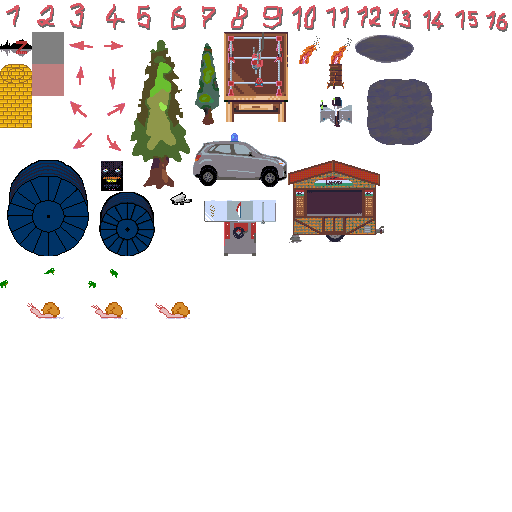
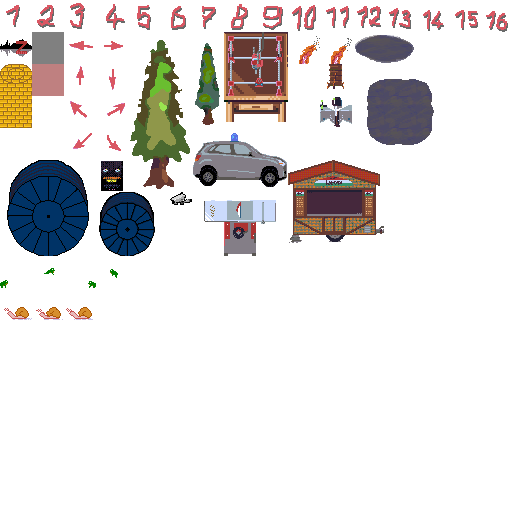
Revision of a layered w=512, h=512 image; what changed, layer by layer:
pixels changed over [4, 302, 190, 320] (layer not identified)
